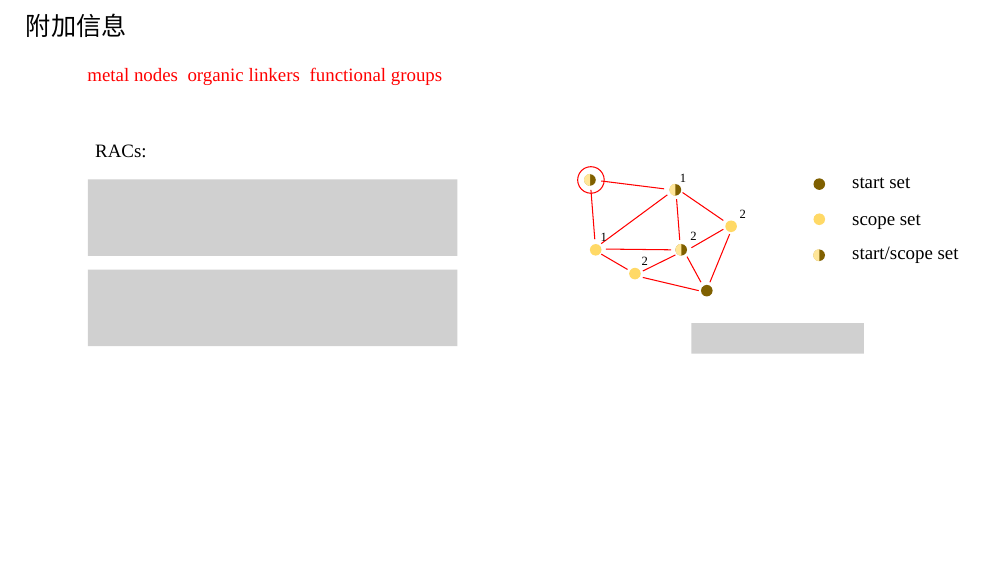
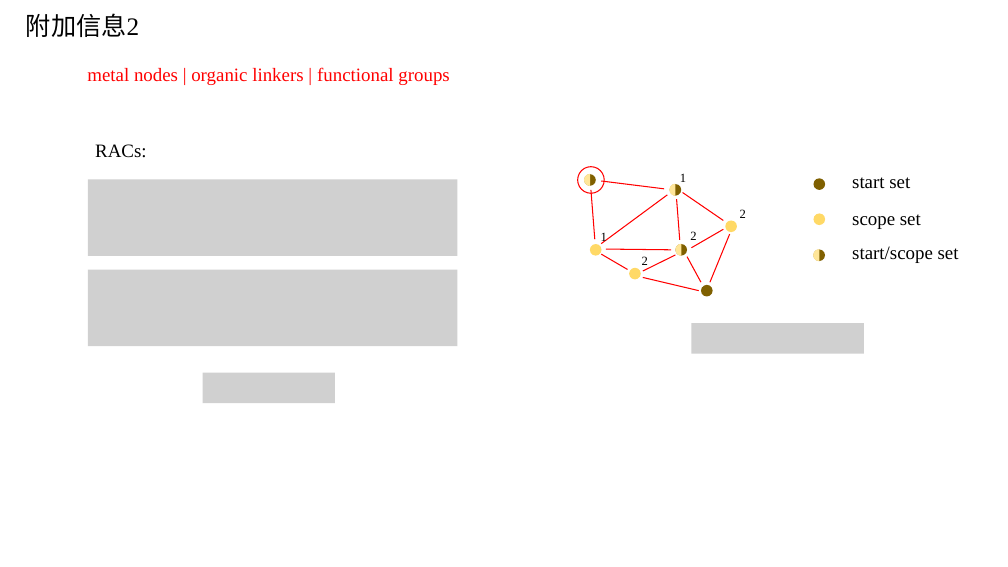
Before and after one commit to TheBestOrNothing-gwh/weekly, a slide deck: slide 17 of COFs属性预测.pptx. Drawn at 1008x567 pixels with LibreOffice and Linux fonts; fonts in the diff are those of the drawing; grey boxes stand for pictures. Boxes give left, top, right and bottom in pixels: in the first picture for what was removed or moved away, otherwise in the second. Text is boxed around its words. In the diff, an @@ line names an element or a change of style, - is before the commit and + after.

```diff
--- a/COFs属性预测.pptx
+++ b/COFs属性预测.pptx
@@ text at (x1=26, y1=13, x2=139, y2=37): text changed @@
-附加信息
+附加信息2
@@ text at (x1=87, y1=67, x2=449, y2=85): text changed @@
-metal nodes organic linkers functional groups
+metal nodes | organic linkers | functional groups
@@ picture added at (x1=203, y1=373, x2=335, y2=403) @@
```
Also in this commit, not shown: 8 other slides changed, 3 slides added.
